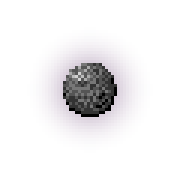
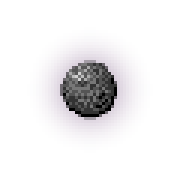
Layered file, before and after one edit (w=180, h=180). Changes by layer:
painted on "Layer" over box(60, 60, 117, 120)
